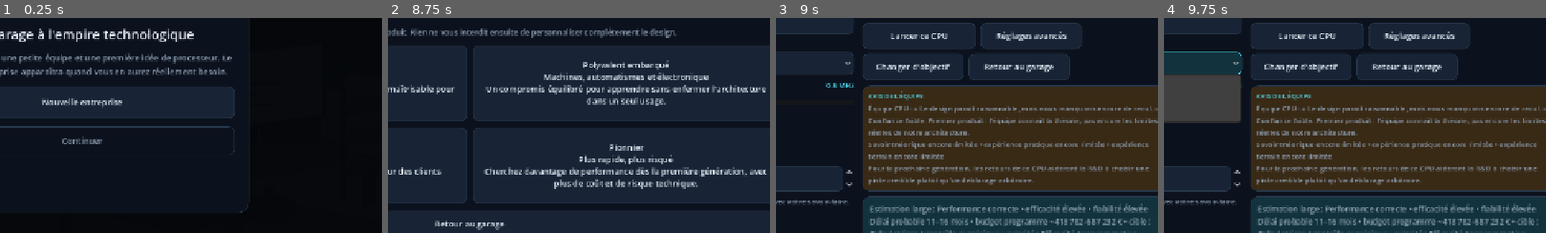
Above: before the commit, frames 1-4 (left to right).
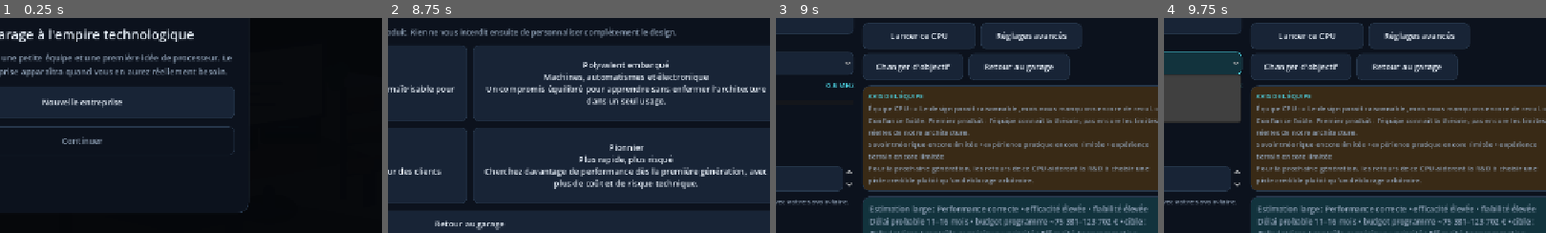
Above: after the commit, the same moments.

Repository: vadorus/addonhardwaregame2d
Game: Godot game, scene res://main.tscn
Same seed, same stepped clock (60 frames per second), same inputs: the game is played once before the commit and once after it.
Inputs (mouse positions are % of the whole screen's width and height, from its top left):
- Up to frame 1 (0.25 s): no input
- Up to frame 2 (8.75 s): click "Nouvelle entreprise" at 0.5 s; click "Ⅱ" at 1.25 s; click "x1" at 2 s; click "x2" at 2.75 s; click "x3" at 3.5 s; click "Sauver" at 4.25 s; click "Charger" at 5 s; click (23, 74) at 5.77 s; click (48, 68) at 6.52 s; click (24, 56) at 7.25 s; click "Nouveau processeur" at 8 s
- Up to frame 3 (9 s): click "Simple & économique Calculatr…" at 8.75 s
- Up to frame 4 (9.75 s): click "Économe" at 9.5 s
The pictures show only the part of the screen within x 39-89%, y 34-84%; the shares and areas given below are measured in that part.

Frames 1-2 are identical in both runs. In frame 3, 0.4% of the frame differs, in the area x 73-98%, y 92-97%; in frame 4, 0.4%.

Commit message:
economy: stop double-counting payroll in internal CPU development

Diff:
--- a/scripts/ResearchManager.gd
+++ b/scripts/ResearchManager.gd
@@ -697,7 +697,7 @@
 		extra_months,
 		GameData.PHASES.size()
 	)
-	var monthly_raw := int(float(monthly_budget) * float(approach_data.get("cost", 1.0)) * float(resolved_sourcing.get("monthly_cost_factor", 1.0)))
+	var monthly_raw := development_monthly_base_cost(approach, monthly_budget, resolved_sourcing)
 	var monthly_charged := Economy.quoted_expense(monthly_raw, "Développement — estimation CPU")
 	var setup_charged := Economy.quoted_expense(int(resolved_sourcing.get("setup_cost", 0)), "Accès technologique")
 	var upfront_charged := Economy.quoted_expense(upfront_cost, "Programme technique")
@@ -729,6 +729,31 @@
 			return proposal.duplicate(true)
 	return {}
 
+func development_cash_factor(approach: String) -> float:
+	# Le budget de développement représente l'intensité du programme.
+	# En interne, les salaires sont déjà payés par PersonnelManager : on ne
+	# refacture ici que prototypes, composants, outillage et essais.
+	match approach:
+		"INTERNAL": return 0.18
+		"PARTNER": return 0.62
+		_: return 1.0
+
+func development_monthly_base_cost(approach: String, monthly_budget: int, sourcing: Dictionary = {}) -> int:
+	var approach_data: Dictionary = GameData.approach_data(approach)
+	var monthly_factor := float(sourcing.get("monthly_cost_factor", 1.0))
+	return maxi(500, int(round(
+		float(maxi(monthly_budget, 1000))
+		* float(approach_data.get("cost", 1.0))
+		* monthly_factor
+		* development_cash_factor(approach)
+	)))
+
+func quoted_development_monthly_cost(approach: String, monthly_budget: int, sourcing: Dictionary = {}) -> int:
+	return Economy.quoted_expense(
+		development_monthly_base_cost(approach, monthly_budget, sourcing),
+		"Développement"
+	)
+
 func start_project(project_name: String, sector: String, segment: String, approach: String, focus: String, monthly_budg …(345 unchanged characters)…
 	if not GameData.is_sector_active(sector) or not DivisionManager.is_operational(sector):
 		return false
@@ -747,7 +772,7 @@
 	if approach != "INTERNAL" and (not bool(sourcing_profile.get("accepted", false)) or not SupplierManager.can_accept_project(approach, resolved_supplier_id)):
 		return false
 	var sourcing_setup_cost := int(sourcing_profile.get("setup_cost", 0))
-	var first_month_commitment := Economy.quoted_expense(maxi(monthly_budget, 10000), "Développement — %s" % project_name)
+	var first_month_commitment := Economy.quoted_expense(development_monthly_base_cost(approach, monthly_budget, sourcing_profile), "Développement — %s" % project_name)
 	if remediation_upfront > 0:
 		first_month_commitment += Economy.quoted_expense(remediation_upfront, "Programme technique")
 	if sourcing_setup_cost > 0:
@@ -902,7 +927,7 @@
 		management = CompanyManager.department_management_modifier("Développement") * DivisionManager.management_modifier("CPU")
 	var base_cost := float(sector_data.base_dev_cost)
 	var budget_ratio: float = clampf(float(project.monthly_budget) / base_cost, 0.25, 2.2)
-	var expense := int(float(project.monthly_budget) * float(approach_data.cost) * float(sourcing.get("monthly_cost_factor", 1.0)))
+	var expense := development_monthly_base_cost(str(project.approach), int(project.monthly_budget), sourcing)
 	Economy.add_expense(expense, "Développement — %s" % str(project.name))
 	project.months_spent = int(project.months_spent) + 1
 	if str(project.sector) == "CPU" and int(project.get("decision_delay_months_remaining", 0)) > 0:
